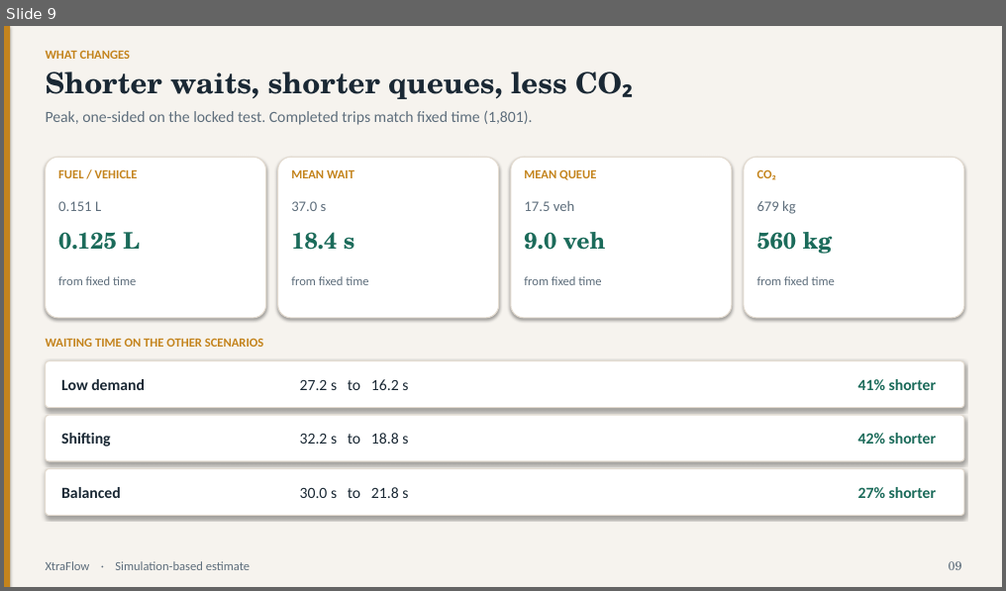
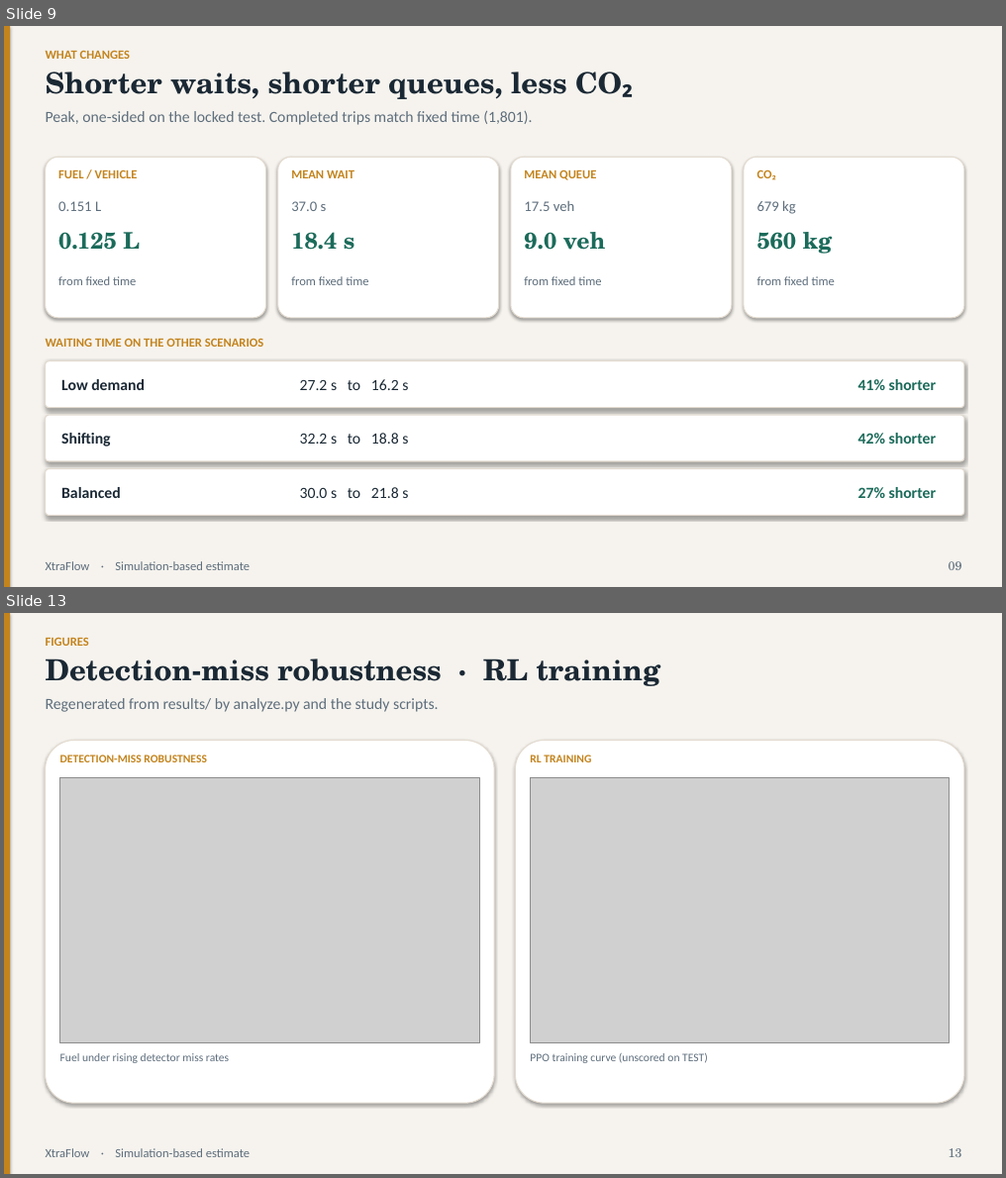
Before and after one commit to couder-04/XtraFlow, a slide deck: results/deck.pptx. Shown one above the other, each under a label of ours: slide 9 before the commit, slides 9 and 13 after it; the slides between them are not shown. The pictures are 1006x591 and 1006x1178 pixels, drawn with LibreOffice and Linux fonts; fonts in the diff are those of the drawing; grey boxes stand for pictures. Boxes give left, top, right and bottom in pixels: in the first picture for what was removed or moved away, otherwise in the second. Text is boxed around its words. In the diff, an @@ line names an element or a change of style, - is before the commit and + after.

Commit message:
Show every results/figures PNG in the README and deck gallery.
Expand the Evidence section and regenerate the deck with six figure slides covering all twelve analyze/study plots.

```diff
--- a/results/deck.pptx
+++ b/results/deck.pptx
@@ slide 13 added at <box>4,613,1002,1174</box>, background #F6F3EE @@
@@ rectangle added at <box>4,613,10,1174</box>, fill #C4841D @@
@@ text added at <box>46,637,89,646</box>, 12 pt, text #C4841D, bold @@
+FIGURES
@@ text added at <box>46,659,660,686</box>, 28 pt, text #1A2834, bold @@
+Detection-miss robustness · RL training
@@ text added at <box>46,698,438,712</box>, 15 pt, text #5E6E7C @@
+Regenerated from results/ by analyze.py and the study scripts.
@@ rounded rectangle added at <box>46,741,494,1103</box>, fill #FFFFFF, outline #E3DBD0 1 pt @@
@@ text added at <box>60,755,206,762</box>, 11 pt, text #C4841D, bold @@
+DETECTION-MISS ROBUSTNESS
@@ rounded rectangle added at <box>515,741,964,1103</box>, fill #FFFFFF, outline #E3DBD0 1 pt @@
@@ text added at <box>530,755,591,762</box>, 11 pt, text #C4841D, bold @@
+RL TRAINING
@@ picture added at <box>60,777,479,1044</box> @@
@@ picture added at <box>531,777,949,1044</box> @@
@@ text added at <box>60,1054,229,1063</box>, 11 pt, text #5E6E7C @@
+Fuel under rising detector miss rates
@@ text added at <box>530,1054,708,1063</box>, 11 pt, text #5E6E7C @@
+PPO training curve (unscored on TEST)
@@ text added at <box>46,1149,250,1157</box>, 12 pt, text #5E6E7C @@
+XtraFlow · Simulation-based estimate
@@ text added at <box>948,1149,962,1157</box>, 12 pt, text #5E6E7C @@
+13
```
Also in this commit, not shown: 12 slides changed, 5 other slides added, 1 slide removed, 2 other files.
